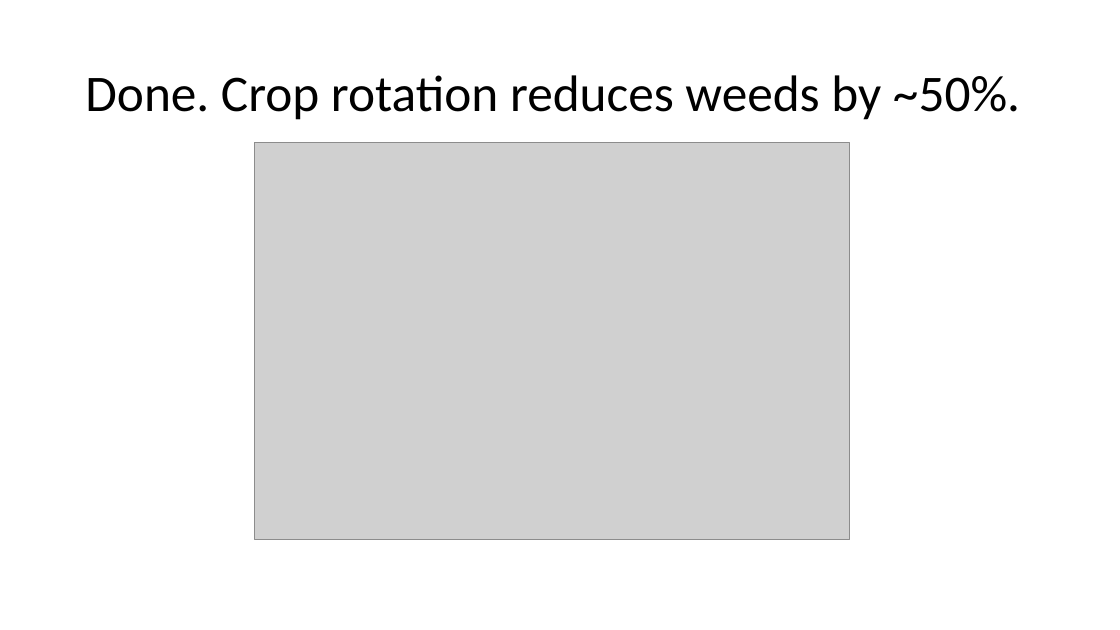
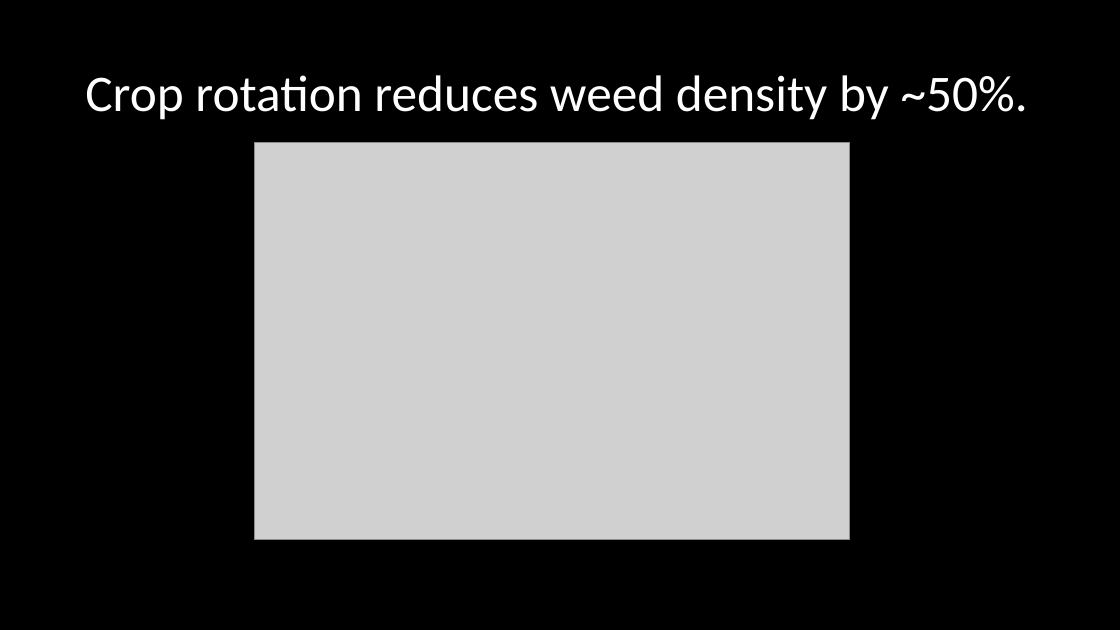
Before and after one commit to EEB698-F2018/analysis-outline-vanichols, a slide deck: slide 17 of Presentation_v1.pptx (slide 15 before the commit). Drawn at 1120x630 pixels with LibreOffice and Linux fonts; fonts in the diff are those of the drawing; grey boxes stand for pictures. Boxes give left, top, right and bottom in pixels: in the first picture for what was removed or moved away, otherwise in the second. Text is boxed around its words. In the diff, an @@ line names an element or a change of style, - is before the commit and + after.

```diff
--- a/Presentation_v1.pptx
+++ b/Presentation_v1.pptx
@@ background #FFFFFF to #000000 @@
@@ title at (85, 75, 1028, 120): text changed; text colour #000000 to #FFFFFF @@
-Done. Crop rotation reduces weeds by ~50%.
+Crop rotation reduces weed density by ~50%.
```
Also in this commit, not shown: 14 other slides changed, 2 slides added.
